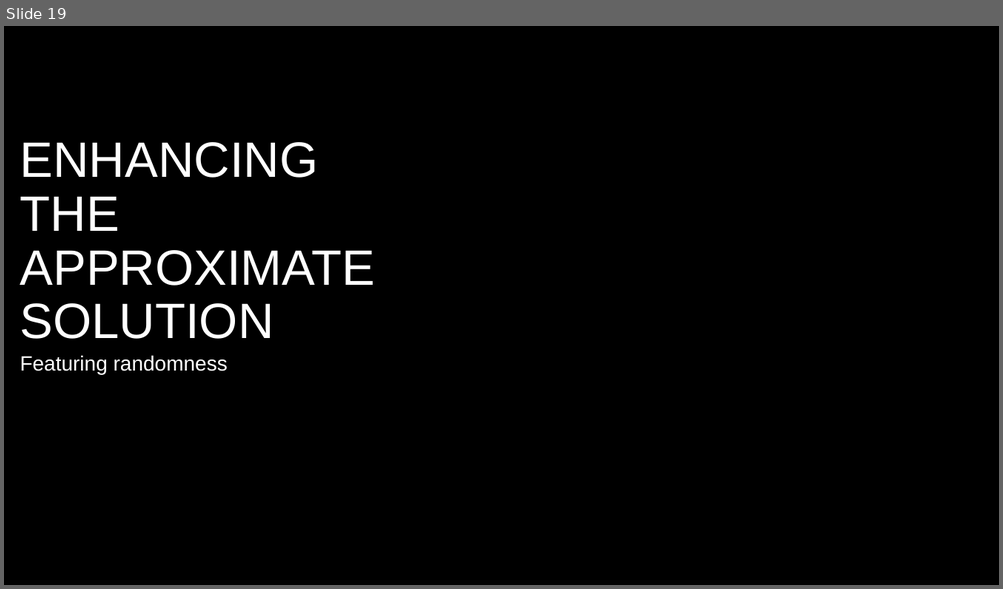
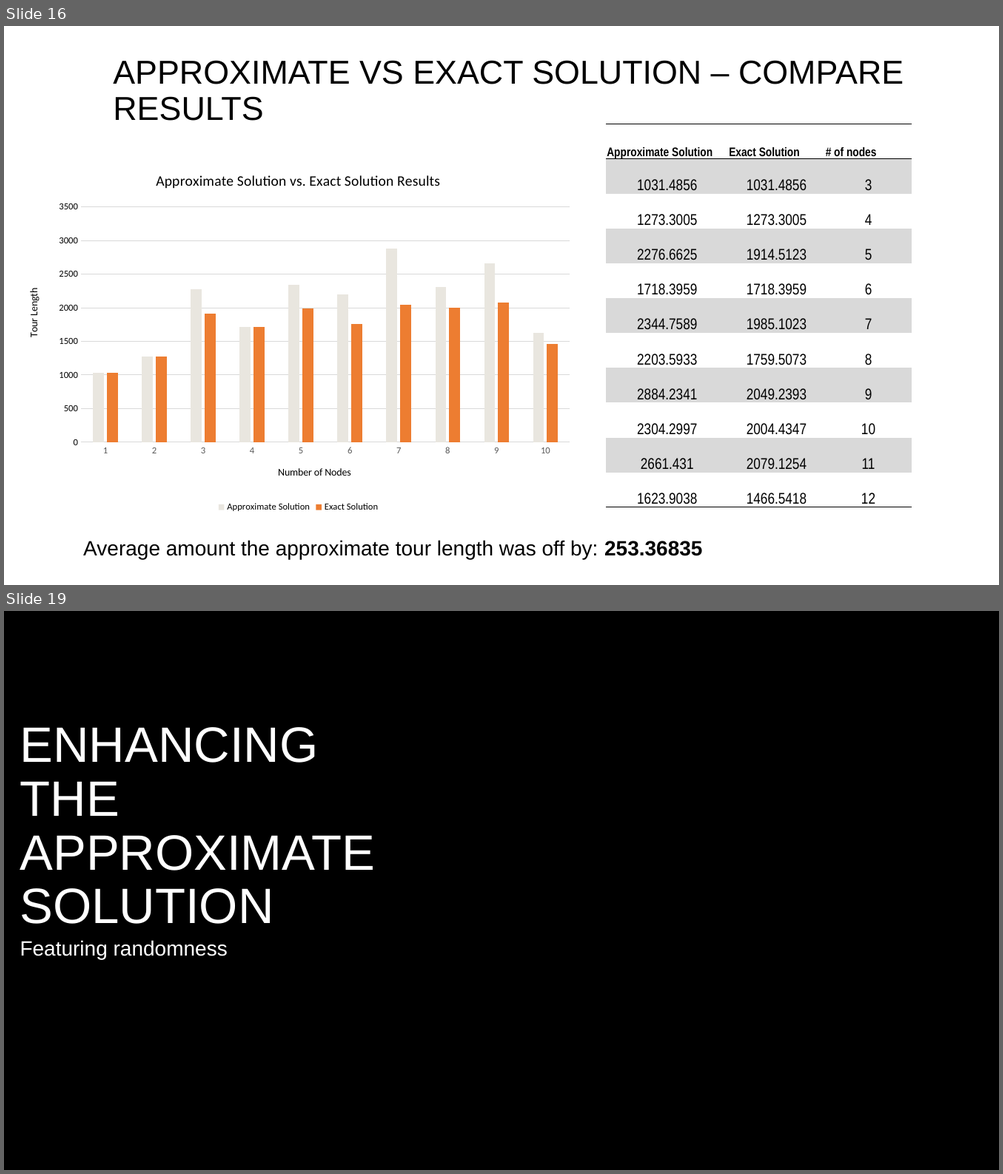
Before and after one commit to PictureOfGray/CS412-Team-NAME, a slide deck: presentations/problem_presentation.pptx. Shown one above the other, each under a label of ours: slide 19 before the commit, slides 16 and 19 after it; the slides between them are not shown. The pictures are 1003x589 and 1003x1174 pixels, drawn with LibreOffice and Linux fonts; fonts in the diff are those of the drawing; background and template pictures are left out. Boxes give left, top, right and bottom in pixels: in the first picture for what was removed or moved away, otherwise in the second. Text is boxed around its words. In the diff, an @@ line names an element or a change of style, - is before the commit and + after.

Commit message:
finished approx part of presentation

```diff
--- a/presentations/problem_presentation.pptx
+++ b/presentations/problem_presentation.pptx
@@ slide 16 added at bbox=[4, 26, 999, 585], background #FFFFFF @@
@@ title added at bbox=[113, 60, 903, 121], 32 pt, text #000000 @@
+APPROXIMATE VS EXACT SOLUTION – COMPARE RESULTS
@@ table added at bbox=[606, 124, 913, 511], 11 rows, 3 columns @@
+Approximate Solution | Exact Solution | # of nodes
+1031.4856 | 1031.4856 | 3
+1273.3005 | 1273.3005 | 4
+2276.6625 | 1914.5123 | 5
+1718.3959 | 1718.3959 | 6
+2344.7589 | 1985.1023 | 7
+2203.5933 | 1759.5073 | 8
+2884.2341 | 2049.2393 | 9
+2304.2997 | 2004.4347 | 10
+2661.431 | 2079.1254 | 11
+1623.9038 | 1466.5418 | 12
@@ column chart added at bbox=[15, 156, 580, 516] @@
+title "Approximate Solution vs. Exact Solution Results "
+categories: 1, 2, 3, 4, 5, 6, 7, 8, 9, 10
+Approximate Solution: 1030, 1270, 2280, 1720, 2340, 2200, 2880, 2300, 2660, 1620
+Exact Solution: 1030, 1270, 1910, 1720, 1990, 1760, 2050, 2000, 2080, 1470
@@ text added at bbox=[83, 540, 702, 560], 20 pt, text #000000 @@
+Average amount the approximate tour length was off by: 253.36835
```
Also in this commit, not shown: 8 slides changed, 1 slide removed.
